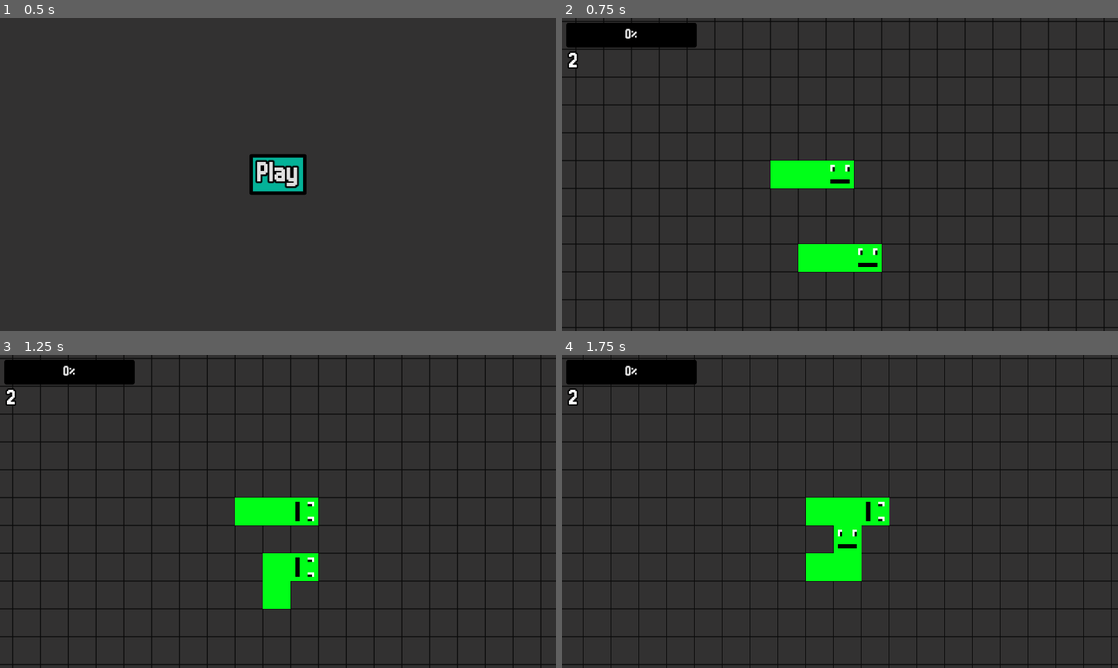
Above: before the commit, frames 1-4 (two rows, left to right).
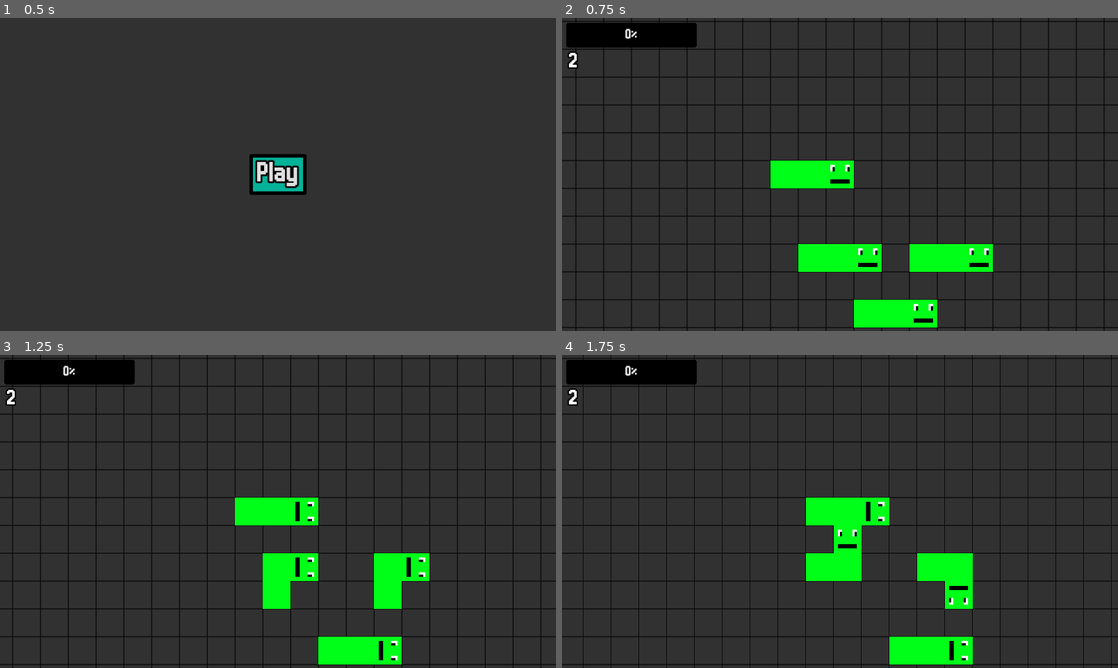
Above: after the commit, the same moments.

Repository: nath-ellis/slither.net
Game: Godot game, scene res://scenes/menu.tscn
Same seed, same stepped clock (60 frames per second), same inputs: the game is played once before the commit and once after it.
Inputs:
- Up to frame 1 (0.5 s): no input
- Up to frame 2 (0.75 s): click "Play" at 0.5 s
- Up to frame 3 (1.25 s): no input
- Up to frame 4 (1.75 s): hold Right (right) from 1.28 s (still down)

Frame 1 is identical in both runs. In frame 2, 2.7% of the frame differs, in the area x 52-78%, y 72-99%; in frame 3, 2.7%; in frame 4, 2.7%.

Commit message:
Made it so that enemies drop bits when they die

Diff:
--- a/scenes/game.tscn
+++ b/scenes/game.tscn
@@ -33,6 +33,12 @@
 
 [node name="Enemy" parent="." instance=ExtResource("4_bagti")]
 position = Vector2(224, 288)
+
+[node name="Enemy2" parent="." instance=ExtResource("4_bagti")]
+position = Vector2(352, 416)
+
+[node name="Enemy3" parent="." instance=ExtResource("4_bagti")]
+position = Vector2(480, 288)
 
 [node name="Player" parent="." instance=ExtResource("1_ypwkn")]
 position = Vector2(160, 96)
--- a/scripts/enemy.gd
+++ b/scripts/enemy.gd
@@ -2,6 +2,7 @@
 
 
 const ENEMY_BODY = preload("res://scenes/enemy_body.tscn")
+const BIT = preload("res://scenes/bit.tscn")
 
 var vel = Vector2(Manager.player_speed, 0)
 var moved = false
@@ -14,6 +15,7 @@
 @onready var face_sprite = $EnemyFace/Sprite
 @onready var body = $Body
 @onready var movement_timer = $MovementTimer
+@onready var bits = $"../Bits"
 
 
 func add_move_to() -> void:
@@ -124,6 +126,23 @@
 
 		moved = false
 	else:
+		# Add remains where the enemy dies
+		for b in body.get_children():
+			var new_bit_1 = BIT.instantiate()
+			var new_bit_2 = BIT.instantiate()
+
+			bits.add_child(new_bit_1)
+			bits.add_child(new_bit_2)
+
+			new_bit_1.global_position = Vector2(
+				b.global_position.x + randi_range(0, 64),
+				b.global_position.y + randi_range(0, 64)
+			)
+			new_bit_2.global_position = Vector2(
+				b.global_position.x + randi_range(0, 64),
+				b.global_position.y + randi_range(0, 64)
+			)
+
 		queue_free()
 
 
